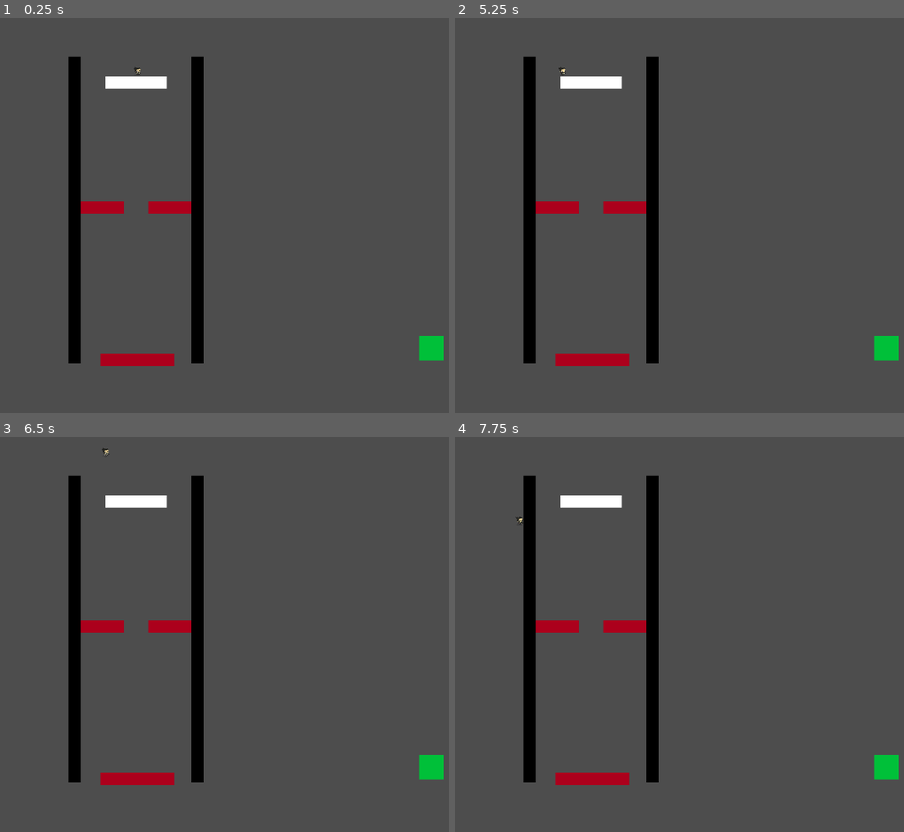
Above: before the commit, frames 1-4 (two rows, left to right).
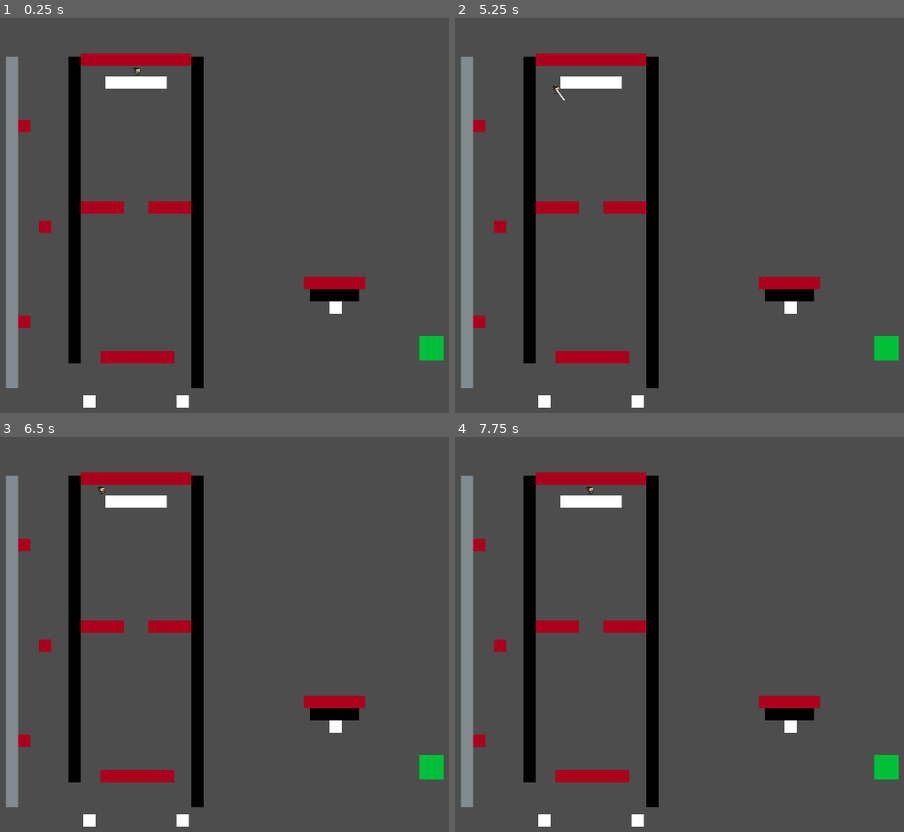
Above: after the commit, the same moments.

Repository: aiko7/grapple_game
Game: Godot game, scene res://levels/level_4.tscn
Same seed, same stepped clock (60 frames per second), same inputs: the game is played once before the commit and once after it. This scene is started directly instead of the project's main scene.
Inputs (mouse positions are in pixels of both pictures, inside the frame that each line leads up to):
- Up to frame 1 (0.25 s): no input
- Up to frame 2 (5.25 s): tap Enter at 0.5 s; move the mouse to (773, 195) at 0.52 s; hold D (ui_right) 0.53-2.03 s; click (773, 195) at 0.67 s; tap W (ui_up) at 0.77, 1.52, 3.02, 3.77, 4.52 s; move the mouse to (477, 235) at 1.27 s; tap Space at 2 s; move the mouse to (688, 128) at 2.02 s; hold A (ui_left) 2.03-2.78 s; move the mouse to (580, 294) at 2.77 s; hold D (ui_right) 2.78-4.28 s; click (580, 294) at 2.92 s; move the mouse to (827, 274) at 3.52 s; move the mouse to (outside the picture) at 4.27 s; hold A (ui_left) 4.28-5.03 s; move the mouse to (652, 215) at 5.02 s; hold D (ui_right) from 5.03 s (still down); click (652, 215) at 5.17 s
- Up to frame 3 (6.5 s): move the mouse to (58, 535) at 5.77 s; release D (ui_right) at 5.78 s; hold A (ui_left) from 5.78 s (still down); tap W (ui_up) at 6.02 s
- Up to frame 4 (7.75 s): move the mouse to (773, 614) at 6.52 s; tap W (ui_up) at 6.77, 7.52 s; move the mouse to (477, 654) at 7.27 s; release A (ui_left) at 7.28 s; hold D (ui_right) from 7.28 s (still down); click (477, 654) at 7.42 s

The runs differ from the first frame. In frame 1, 4.8% of the frame differs, in the area x 1-82%, y 8-99%; in frame 2, 4.8%; in frame 3, 4.8%; in frame 4, 4.8%.

Commit message:
Fix star UI, fix grapple bug

Diff:
--- a/levels/level_4.tscn
+++ b/levels/level_4.tscn
@@ -6,6 +6,7 @@
 [ext_resource type="PackedScene" uid="uid://h7k6iyys0n5q" path="res://base/base_grapple_wall.tscn" id="4_0fd8o"]
 [ext_resource type="PackedScene" uid="uid://i3jua7rn6gko" path="res://base/base_nograpple_wall.tscn" id="5_dmnu2"]
 [ext_resource type="PackedScene" uid="uid://ch112x2tan8xa" path="res://base/lava.tscn" id="6_sc6c1"]
+[ext_resource type="PackedScene" uid="uid://c17hp266135uf" path="res://base/base_break_wall.tscn" id="7_0fd8o"]
 
 [node name="Level4" type="Node2D"]
 
@@ -17,11 +18,20 @@
 [node name="Levelborder" parent="." instance=ExtResource("2_b15rf")]
 
 [node name="Player" parent="." instance=ExtResource("3_hokjj")]
-position = Vector2(536, 64)
+position = Vector2(535, 87)
 
 [node name="Baseplatform" parent="." instance=ExtResource("4_0fd8o")]
 position = Vector2(483, 95)
 scale = Vector2(5, 1)
+
+[node name="Baseplatform4" parent="." instance=ExtResource("4_0fd8o")]
+position = Vector2(447, 615)
+
+[node name="Baseplatform5" parent="." instance=ExtResource("4_0fd8o")]
+position = Vector2(599, 615)
+
+[node name="Baseplatform8" parent="." instance=ExtResource("4_0fd8o")]
+position = Vector2(848, 462)
 
 [node name="Baseplatform2" parent="." instance=ExtResource("5_dmnu2")]
 position = Vector2(423, 63)
@@ -29,16 +39,41 @@
 
 [node name="Baseplatform3" parent="." instance=ExtResource("5_dmnu2")]
 position = Vector2(623, 63)
-scale = Vector2(1, 25)
+scale = Vector2(1, 27)
+
+[node name="Baseplatform7" parent="." instance=ExtResource("5_dmnu2")]
+position = Vector2(816, 442)
+scale = Vector2(4, 1)
 
 [node name="Lava" parent="." instance=ExtResource("6_sc6c1")]
 position = Vector2(478, 309)
 scale = Vector2(3.5, 1)
 
+[node name="Lava6" parent="." instance=ExtResource("6_sc6c1")]
+position = Vector2(351, 495)
+
+[node name="Lava7" parent="." instance=ExtResource("6_sc6c1")]
+position = Vector2(385, 340)
+
+[node name="Lava8" parent="." instance=ExtResource("6_sc6c1")]
+position = Vector2(351, 176)
+
+[node name="Lava4" parent="." instance=ExtResource("6_sc6c1")]
+position = Vector2(533, 68)
+scale = Vector2(9, 1)
+
 [node name="Lava2" parent="." instance=ExtResource("6_sc6c1")]
 position = Vector2(588, 309)
 scale = Vector2(3.5, 1)
 
+[node name="Lava5" parent="." instance=ExtResource("6_sc6c1")]
+position = Vector2(856, 432)
+scale = Vector2(5, 1)
+
 [node name="Lava3" parent="." instance=ExtResource("6_sc6c1")]
-position = Vector2(535, 557)
+position = Vector2(535, 553)
 scale = Vector2(6, 1)
+
+[node name="Baseplatform9" parent="." instance=ExtResource("7_0fd8o")]
+position = Vector2(321, 63)
+scale = Vector2(1, 27)
--- a/scripts/UIManager.gd
+++ b/scripts/UIManager.gd
@@ -1,12 +1,10 @@
 extends CanvasLayer
 class_name UIManager
 
-@onready var star_label = $StarContainer/StarLabel
-
-func _ready():
-	layer = 10
+var star_label
 
 func update_star_count(collected: int, total: int):
+	star_label = get_node_or_null("StarContainer/StarLabel")
 	if star_label:
 		star_label.text = str(collected) + " / " + str(total)
 		print("UI Updated: ", collected, "/", total)
--- a/scripts/next_level.gd
+++ b/scripts/next_level.gd
@@ -5,7 +5,6 @@
 
 func _on_area_2d_body_entered(body: Node2D) -> void:
 	if body.is_in_group("player"):
-		# Unlock the next level
 		ProgressManager.unlock_level(current_level_number + 1)
 
 		await get_tree().create_timer(0).timeout
--- a/scripts/player_movement.gd
+++ b/scripts/player_movement.gd
@@ -45,7 +45,7 @@
 	add_to_group("player")
 	GameManager.start_level()
 
-func _unhandled_input(event):
+func _input(event):
 	if event is InputEventMouseButton and event.button_index == MOUSE_BUTTON_LEFT and event.pressed:
 		if grapple_cool_timer > 0 or is_grappling:
 			return
--- a/scripts/progress_manager.gd
+++ b/scripts/progress_manager.gd
@@ -13,7 +13,7 @@
 func unlock_level(level: int) -> void:
 	if level >= 1 and level <= unlocked_levels.size():
 		unlocked_levels[level - 1] = true
-		save_progress()  # This saves immediately when unlocking
+		save_progress()
 
 func is_level_unlocked(level: int) -> bool:
 	if level >= 1 and level <= unlocked_levels.size():
@@ -28,7 +28,7 @@
 		}
 		file.store_string(JSON.stringify(save_data))
 		file.close()
-		print("Progress saved!")  # Debug message
+		print("Progress saved!")
 
 func load_progress():
 	if FileAccess.file_exists(SAVE_FILE):
@@ -48,7 +48,7 @@
 					unlocked_levels = []
 					for level in loaded_levels:
 						unlocked_levels.append(bool(level))
-					print("Progress loaded!")  # Debug message
+					print("Progress loaded!")
 				else:
 					initialize_default_progress()
 			else:
@@ -59,5 +59,5 @@
 func initialize_default_progress():
 	unlocked_levels = []
 	for i in range(10):
-		unlocked_levels.append(i == 0)  # Only level 1 unlocked by default
-	print("Default progress initialized")  # Debug message
+		unlocked_levels.append(i == 0)
+	print("Default progress initialized")
Not shown: 1 places in levels/level_4.tscn that only renumber resources
